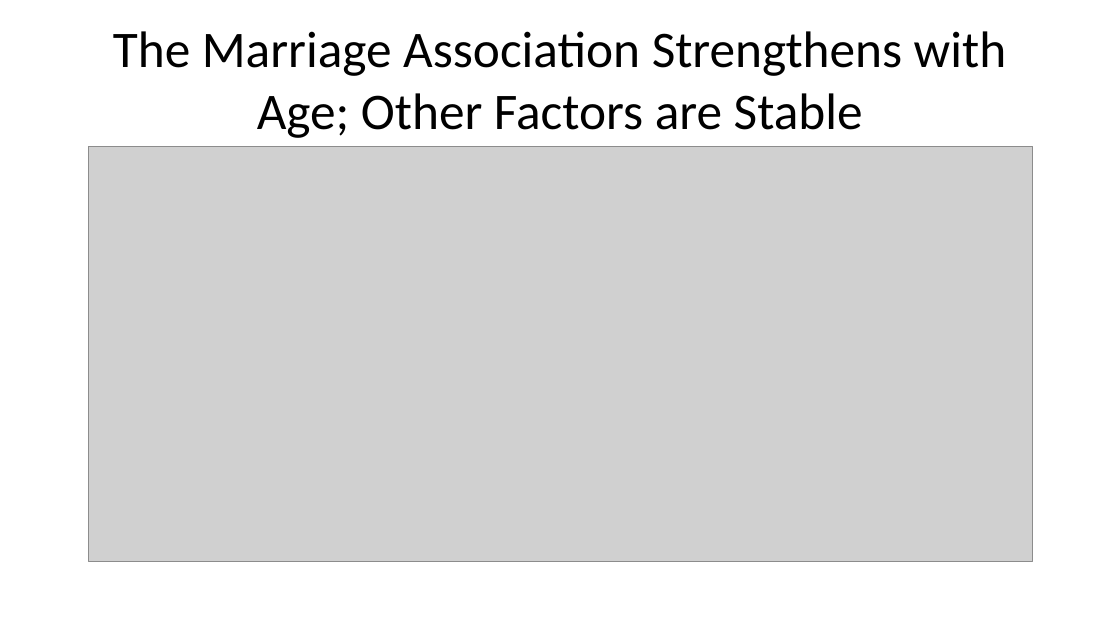
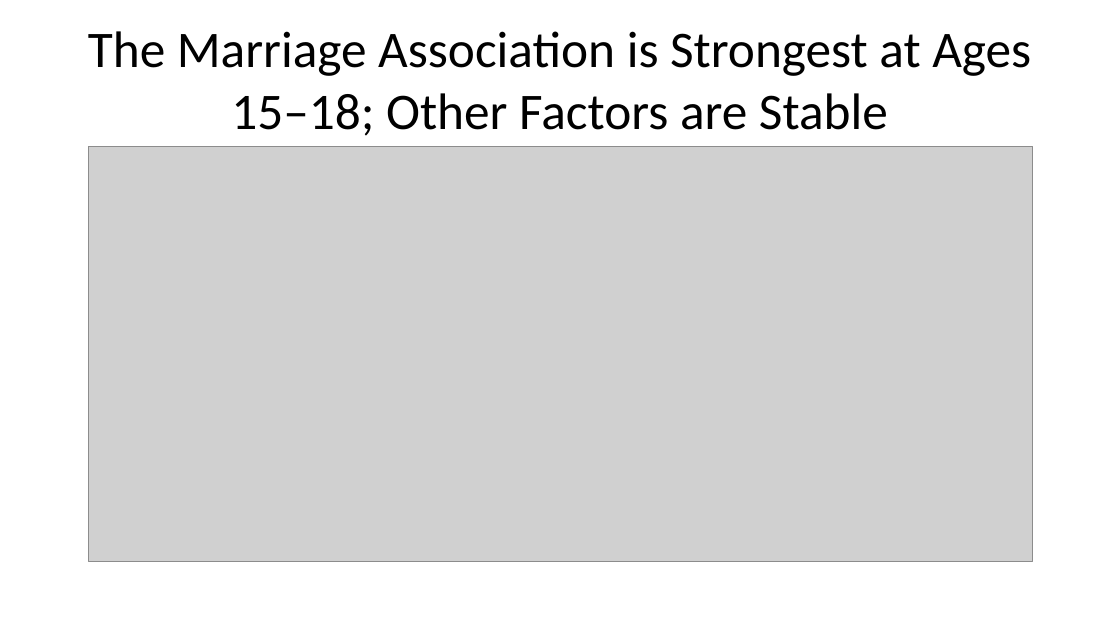
Before and after one commit to hgrueso/nepal-cost-of-inaction, a slide deck: slide 19 of reports/nepal_slides_en.pptx. Drawn at 1120x630 pixels with LibreOffice and Linux fonts; fonts in the diff are those of the drawing; grey boxes stand for pictures. Boxes give left, top, right and bottom in pixels: in the first picture for what was removed or moved away, otherwise in the second. Text is boxed around its words. In the diff, an @@ line names an element or a change of style, - is before the commit and + after.

```diff
--- a/reports/nepal_slides_en.pptx
+++ b/reports/nepal_slides_en.pptx
@@ title at [88,31,1031,136]: text changed @@
-The Marriage Association Strengthens with Age; Other Factors are Stable
+The Marriage Association is Strongest at Ages 15–18; Other Factors are Stable
```
Also in this commit, not shown: 7 other slides changed, 3 slides added, 1 slide removed, 28 other files.
